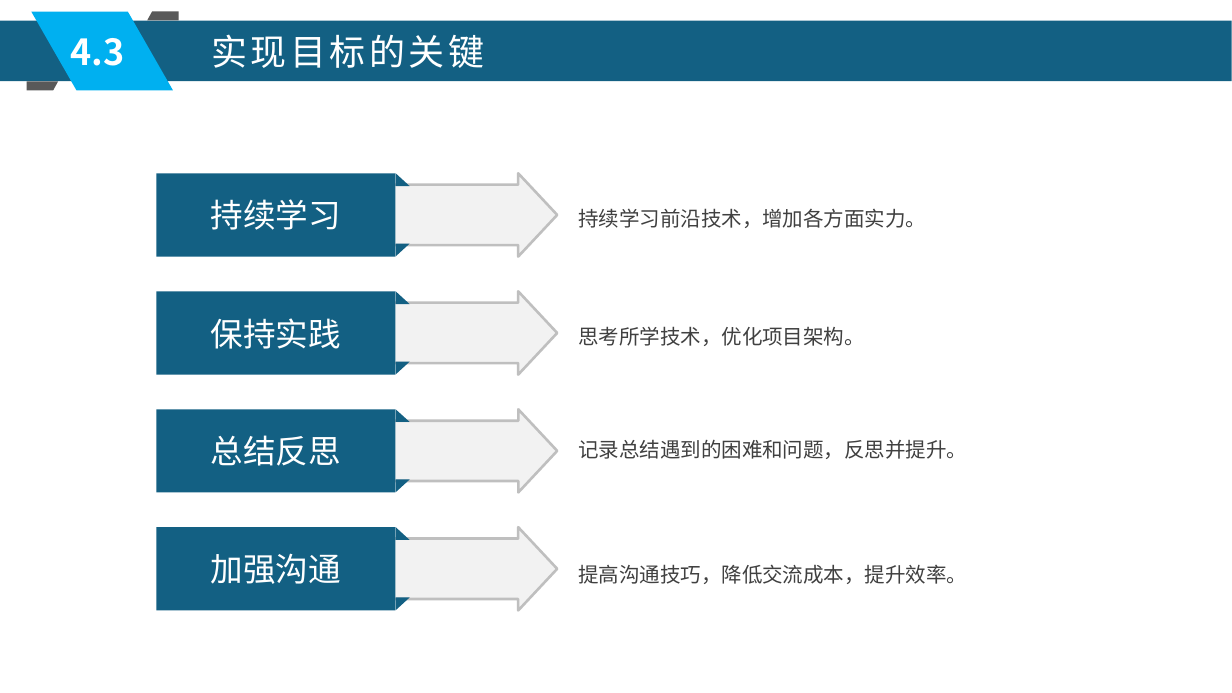
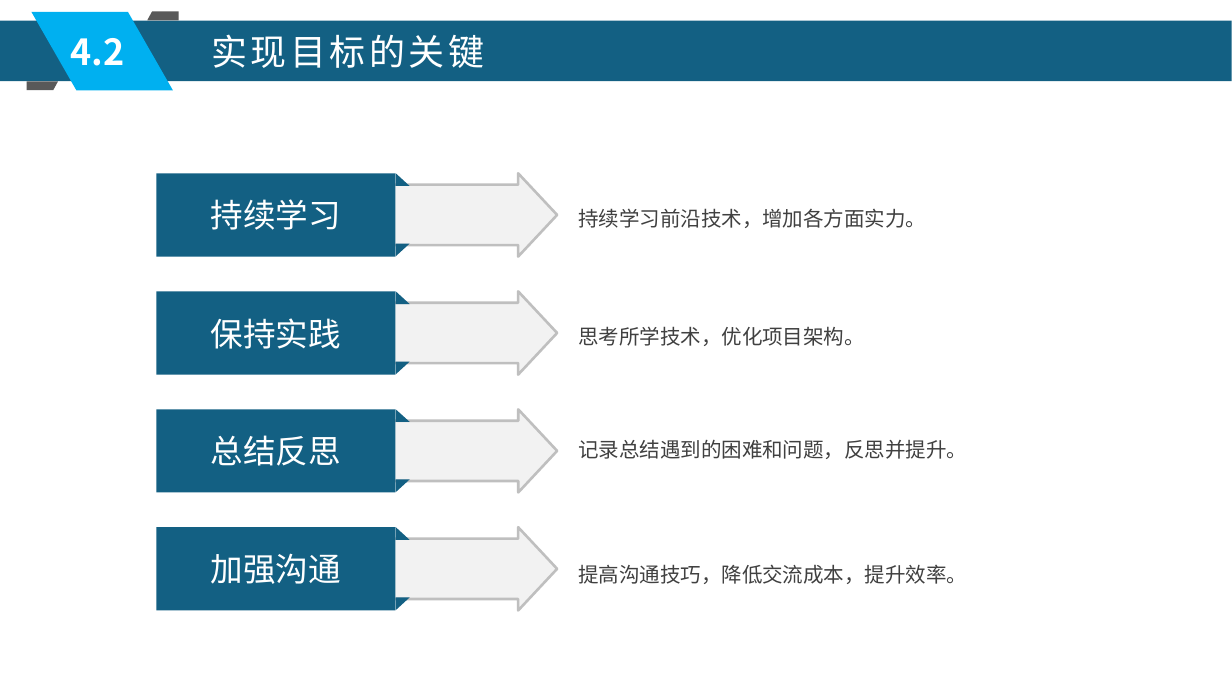
Before and after one commit to xljnc/husky-starter, a slide deck: slide 16 of doc/zzdb.pptx (slide 17 before the commit). Drawn at 1232x693 pixels with LibreOffice and Linux fonts; fonts in the diff are those of the drawing. Boxes give left, top, right and bottom in pixels: in the first picture for what was removed or moved away, otherwise in the second. Text is boxed around its words. In the diff, an @@ line names an element or a change of style, - is before the commit and + after.

```diff
--- a/doc/zzdb.pptx
+++ b/doc/zzdb.pptx
@@ text at (70,38,124,66): text changed @@
-4.3
+4.2
```
Also in this commit, not shown: 10 other slides changed, 1 slide removed.
